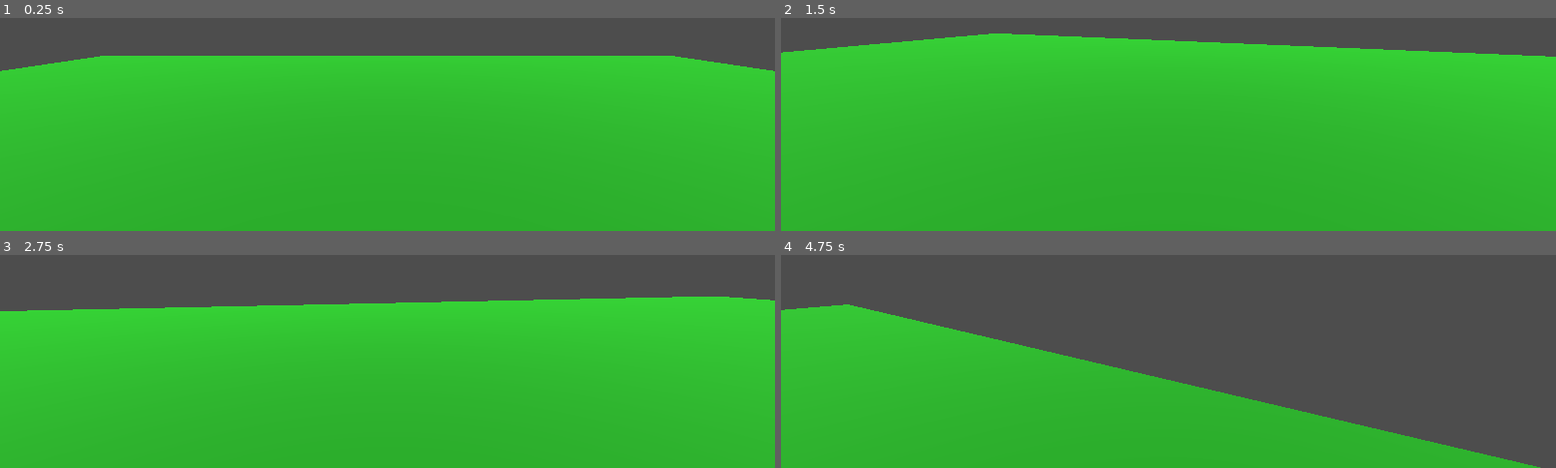
Above: before the commit, frames 1-4 (two rows, left to right).
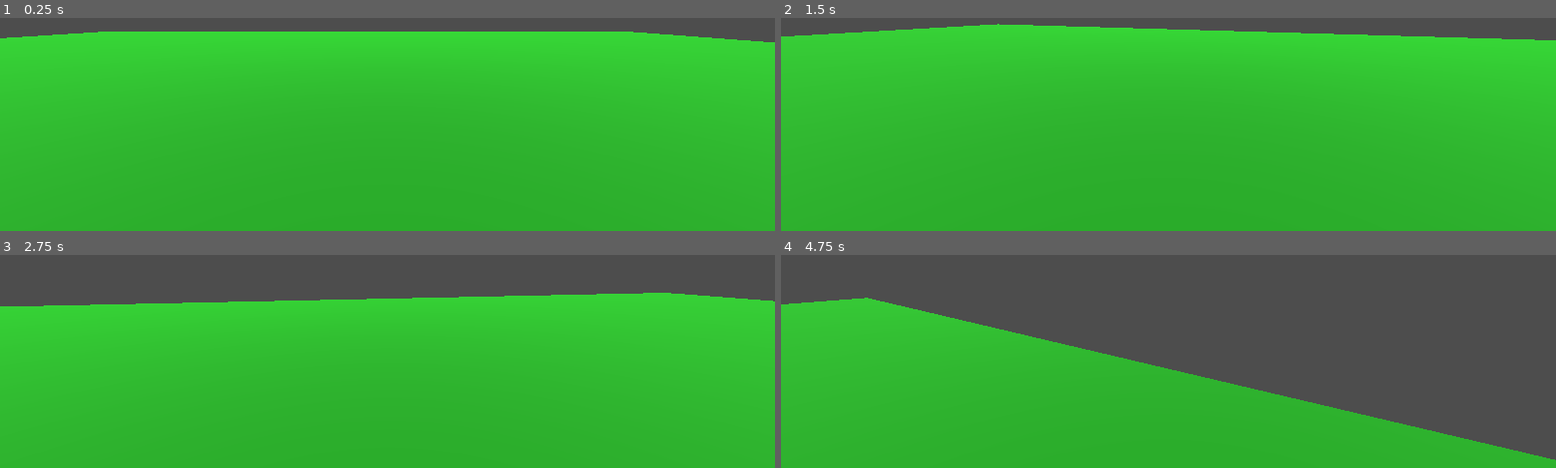
Above: after the commit, the same moments.

Repository: Pelmeny/ZhirDOOM
Game: Godot game, scene res://Scene/root.tscn
Same seed, same stepped clock (60 frames per second), same inputs: the game is played once before the commit and once after it. Before the commit the project starts from res://root.tscn.
Inputs (mouse positions are in pixels of both pictures, inside the frame that each line leads up to):
- Up to frame 1 (0.25 s): no input
- Up to frame 2 (1.5 s): tap Enter (ui_accept) at 0.5, 0.77 s; move the mouse to (outside the picture) at 0.52 s; hold W (ui_up) from 0.53 s (still down); move the mouse to (outside the picture) at 1.27 s
- Up to frame 3 (2.75 s): keep holding W (ui_up); tap Enter (ui_accept) at 1.52 s; move the mouse to (outside the picture) at 2.02 s
- Up to frame 4 (4.75 s): keep holding W (ui_up); move the mouse to (1160, 257) at 2.77 s; tap Enter (ui_accept) at 3.02, 3.77, 4.52 s; move the mouse to (1222, 255) at 3.52 s; move the mouse to (outside the picture) at 4.27 s

The runs differ from the first frame. In frame 1, 12% of the frame differs, in the area x 0-100%, y 6-25%; in frame 2, 5.9%; in frame 3, 1.9%; in frame 4, 4.9%.

Commit message:
Game
Addet TREE!!!!!!!!

Diff:
--- a/floor.tscn
+++ b/Scene/TEST LOCATION/floor.tscn
@@ -25,25 +25,25 @@
 shape = SubResource("BoxShape3D_tnbvo")
 
 [node name="StaticBody3D2" type="StaticBody3D" parent="."]
-transform = Transform3D(4.37114e-08, 3.82137e-15, 1, 8.74228e-08, -1, 0, 1, 8.74228e-08, -4.37114e-08, 0, 0, 0)
+transform = Transform3D(4.37114e-08, 1.32005e-13, 1, 1.50996e-07, -20, -2.11758e-21, 1, 3.01992e-06, -4.37114e-08, 0, 10, 0)
 physics_material_override = SubResource("PhysicsMaterial_jpwcy")
 
 [node name="CollisionShape3D" type="CollisionShape3D" parent="StaticBody3D2"]
 process_priority = 1
-transform = Transform3D(1, 0, 0, 0, 20, 0, 0, 0, 1, 0, -10, 0.5)
+transform = Transform3D(1, 2.13163e-14, 0, -2.84217e-14, 1, 8.47033e-22, 0, 1.27055e-21, 1, 0, 2.11758e-22, 0.5)
 shape = SubResource("BoxShape3D_fyecy")
 
 [node name="CollisionShape3D2" type="CollisionShape3D" parent="StaticBody3D2"]
 process_priority = 1
-transform = Transform3D(1, -2.27374e-13, 0, 0, 20, -8.47033e-22, 0, -1.35525e-20, 1, 5.68434e-14, -10, -0.5)
+transform = Transform3D(1, 2.13163e-14, 2.16667e-35, -2.13163e-14, 1, 1.01644e-21, 0, -1.01644e-21, 1, 0, 0, -0.5)
 shape = SubResource("BoxShape3D_fyecy")
 
 [node name="CollisionShape3D3" type="CollisionShape3D" parent="StaticBody3D2"]
 process_priority = 1
-transform = Transform3D(-4.37114e-08, 0, 1, 0, 20, 0, -1, 0, -4.37114e-08, 0.5, -10, 0)
+transform = Transform3D(-4.37114e-08, 0, 1, 0, 1, 0, -1, 0, -4.37114e-08, 0.5, 0, 0)
 shape = SubResource("BoxShape3D_fyecy")
 
 [node name="CollisionShape3D4" type="CollisionShape3D" parent="StaticBody3D2"]
 process_priority = 1
-transform = Transform3D(-4.37114e-08, -1.13687e-13, 1, 4.23516e-22, 20, 0, -1, -6.77626e-21, -4.37114e-08, -0.5, -10, -1.77636e-15)
+transform = Transform3D(-4.37114e-08, -5.68435e-15, 1, 4.23516e-22, 1, 5.68435e-15, -1, 6.71987e-22, -4.37114e-08, -0.5, 0, 0)
 shape = SubResource("BoxShape3D_fyecy")
--- /dev/null
+++ b/Scene/TEST LOCATION/tree.tscn
@@ -0,0 +1,23 @@
+[gd_scene load_steps=5 format=3 uid="uid://dqqwbop1hrm8w"]
+
+[sub_resource type="CylinderMesh" id="CylinderMesh_1l5hi"]
+
+[sub_resource type="StandardMaterial3D" id="StandardMaterial3D_ltlbk"]
+albedo_color = Color(0.772549, 0.545098, 0, 1)
+
+[sub_resource type="SphereMesh" id="SphereMesh_gj1ky"]
+
+[sub_resource type="StandardMaterial3D" id="StandardMaterial3D_uenvl"]
+albedo_color = Color(0.152941, 0.635294, 0.160784, 1)
+
+[node name="Tree" type="Node3D"]
+
+[node name="MeshInstance3D" type="MeshInstance3D" parent="."]
+transform = Transform3D(1, 0, 0, 0, 3.48082, 0, 0, 0, 1, 0, 3.44101, 0)
+mesh = SubResource("CylinderMesh_1l5hi")
+surface_material_override/0 = SubResource("StandardMaterial3D_ltlbk")
+
+[node name="MeshInstance3D2" type="MeshInstance3D" parent="."]
+transform = Transform3D(4.37874, 0, 0, 0, 4.37874, 0, 0, 0, 4.37874, 0, 6.99632, 0)
+mesh = SubResource("SphereMesh_gj1ky")
+surface_material_override/0 = SubResource("StandardMaterial3D_uenvl")
--- a/player.tscn
+++ b/Scene/player.tscn
@@ -1,6 +1,6 @@
 [gd_scene load_steps=3 format=3 uid="uid://dsccmdwf0g6p0"]
 
-[ext_resource type="Script" path="res://Player.gd" id="1_yk02n"]
+[ext_resource type="Script" path="res://Scripts/Player.gd" id="1_yk02n"]
 
 [sub_resource type="CapsuleShape3D" id="CapsuleShape3D_34myt"]
 
@@ -15,3 +15,4 @@
 transform = Transform3D(1, 0, 0, 0, 1, 0, 0, 0, 1, 0, 1.74882, 0)
 
 [node name="Camera3D" type="Camera3D" parent="Head"]
+fov = 80.0
--- /dev/null
+++ b/Scene/root.tscn
@@ -0,0 +1,22 @@
+[gd_scene load_steps=5 format=3 uid="uid://d0vxt75kthqr8"]
+
+[ext_resource type="Script" path="res://Scripts/Exit.gd" id="1_7mtve"]
+[ext_resource type="PackedScene" uid="uid://cy7tkeb7ixgy5" path="res://Scene/TEST LOCATION/floor.tscn" id="2_3gdyv"]
+[ext_resource type="PackedScene" uid="uid://dqqwbop1hrm8w" path="res://Scene/TEST LOCATION/tree.tscn" id="2_imp4o"]
+[ext_resource type="PackedScene" uid="uid://dsccmdwf0g6p0" path="res://Scene/player.tscn" id="3_gu4b5"]
+
+[node name="root" type="Node3D"]
+script = ExtResource("1_7mtve")
+
+[node name="Tree" parent="." instance=ExtResource("2_imp4o")]
+
+[node name="Floor" parent="." instance=ExtResource("2_3gdyv")]
+
+[node name="Player" parent="." instance=ExtResource("3_gu4b5")]
+transform = Transform3D(1, 0, 0, 0, 1, 0, 0, 0, 1, 2, 0.567714, 0)
+
+[node name="DirectionalLight3D" type="DirectionalLight3D" parent="."]
+transform = Transform3D(1, 0, 0, 0, 0.452653, 0.891687, 0, -0.891687, 0.452653, 0, 32.1559, 5.75888)
+light_energy = 2.0
+light_indirect_energy = 2.0
+light_volumetric_fog_energy = 2.0
--- a/icon.svg
+++ /dev/null
@@ -1 +0,0 @@
-<svg height="128" width="128" xmlns="http://www.w3.org/2000/svg"><rect x="2" y="2" width="124" height="124" rx="14" fill="#363d52" stroke="#212532" stroke-width="4"/><g transform="scale(.101) translate(122 122)"><g fill="#fff"><path d="M105 673v33q407 354 814 0v-33z"/><path fill="#478cbf" d="m105 673 152 14q12 1 15 14l4 67 132 10 8-61q2-11 15-15h162q13 4 15 15l8 61 132-10 4-67q3-13 15-14l152-14V427q30-39 56-81-35-59-83-108-43 20-82 47-40-37-88-64 7-51 8-102-59-28-123-42-26 43-46 89-49-7-98 0-20-46-46-89-64 14-123 42 1 51 8 102-48 27-88 64-39-27-82-47-48 49-83 108 26 42 56 81zm0 33v39c0 276 813 276 813 0v-39l-134 12-5 69q-2 10-14 13l-162 11q-12 0-16-11l-10-65H447l-10 65q-4 11-16 11l-162-11q-12-3-14-13l-5-69z"/><path d="M483 600c3 34 55 34 58 0v-86c-3-34-55-34-58 0z"/><circle cx="725" cy="526" r="90"/><circle cx="299" cy="526" r="90"/></g><g fill="#414042"><circle cx="307" cy="532" r="60"/><circle cx="717" cy="532" r="60"/></g></g></svg>
--- a/project.godot
+++ b/project.godot
@@ -11,7 +11,7 @@
 [application]
 
 config/name="ZhirDOOM"
-run/main_scene="res://root.tscn"
+run/main_scene="res://Scene/root.tscn"
 config/features=PackedStringArray("4.2", "Forward Plus")
 config/icon="res://icon.svg"
 
--- a/root.tscn
+++ /dev/null
@@ -1,19 +0,0 @@
-[gd_scene load_steps=4 format=3 uid="uid://d0vxt75kthqr8"]
-
-[ext_resource type="Script" path="res://exit.gd" id="1_1ab7k"]
-[ext_resource type="PackedScene" uid="uid://dsccmdwf0g6p0" path="res://player.tscn" id="1_13oew"]
-[ext_resource type="PackedScene" uid="uid://cy7tkeb7ixgy5" path="res://floor.tscn" id="1_rpkeg"]
-
-[node name="root" type="Node3D"]
-script = ExtResource("1_1ab7k")
-
-[node name="Floor" parent="." instance=ExtResource("1_rpkeg")]
-
-[node name="Player" parent="." instance=ExtResource("1_13oew")]
-transform = Transform3D(1, 0, 0, 0, 1, 0, 0, 0, 1, 0, 2.79165, 0)
-
-[node name="DirectionalLight3D" type="DirectionalLight3D" parent="."]
-transform = Transform3D(1, 0, 0, 0, 0.452653, 0.891687, 0, -0.891687, 0.452653, 0, 32.1559, 5.75888)
-light_energy = 2.0
-light_indirect_energy = 2.0
-light_volumetric_fog_energy = 2.0
Renamed: Player.gd -> Scripts/Player.gd
Not shown, removed: icon.svg.import
Not shown, removed: .gitattributes
Not shown, changed: .gitignore
